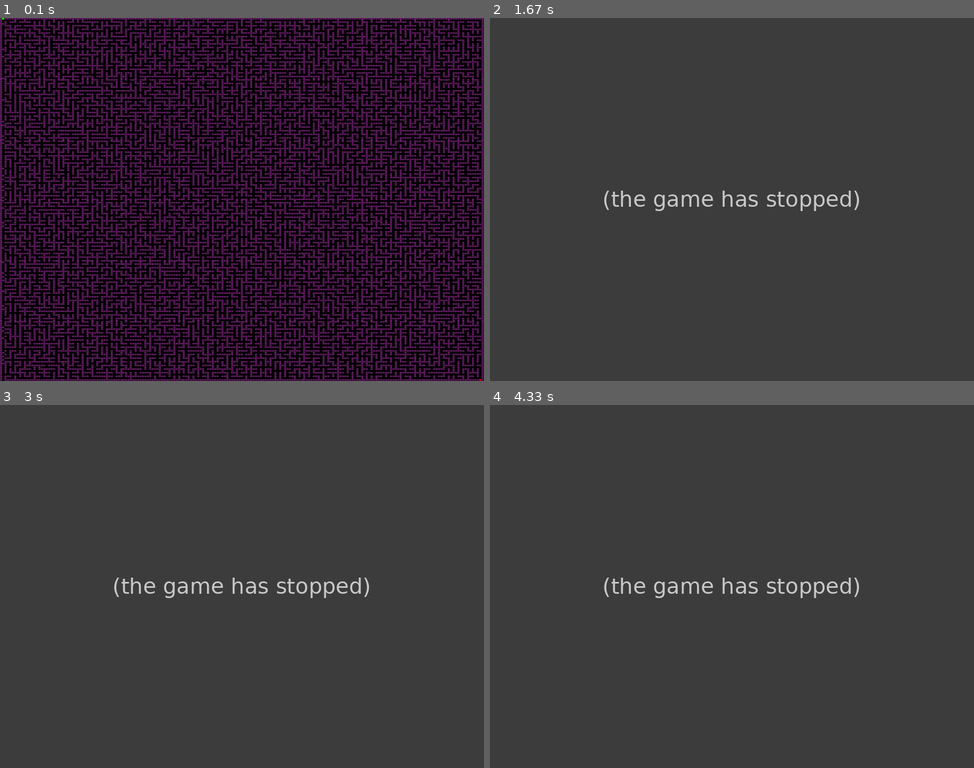
Above: before the commit, frames 1-4 (two rows, left to right).
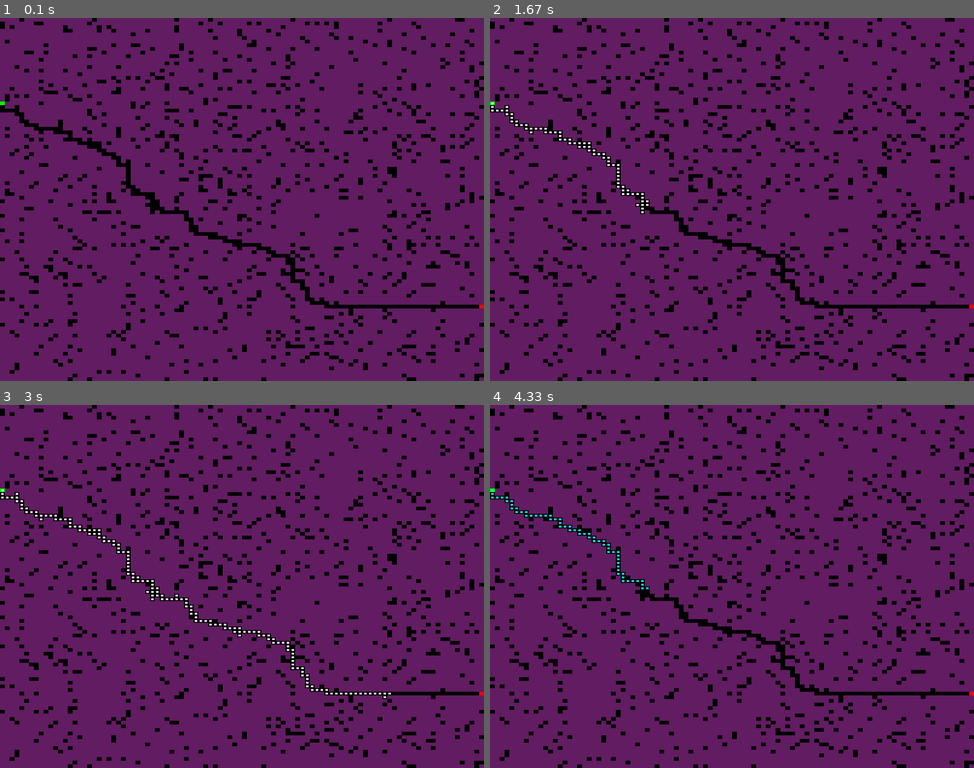
Above: after the commit, the same moments.

Repository: marianodominguez/pythonLab
Game: pygame game, started from maze/testMaze.py
The game is run twice, just before and just after one commit, with the same random seed, the same clock (stepped at 60 frames per second) and the same inputs.
Inputs:
- Up to frame 1 (0.1 s): no input
- Up to frame 2 (1.67 s): no input
- Up to frame 3 (3 s): no input
- Up to frame 4 (4.33 s): no input

The runs differ from the first frame. In frame 1, 71% of the frame differs, in the area x 0-100%, y 0-100%; in frame 2, 100%; in frame 3, 100%; in frame 4, 100%.
Error before the commit: IndexError: list index out of range (Maze.py line 215); the game stopped at 1 s (later frames are placeholders)

Commit message:
fix len issue WIP autogeneration

Diff:
--- a/maze/Maze.py
+++ b/maze/Maze.py
@@ -21,22 +21,63 @@
     myX, myY = (1,2)
 
     #function to creeate a maze
-    def create_maze(self, width=100, height=100):
-        maze = []
+    def create_maze(self, width=100, height=100, max_path_len=5000):
         maze = [['*' for _ in range(height)] for _ in range(width)]
         # Randomly place start (S) and end (E) points
-        start_x, start_y = random.randint(0, width- 1), random.randint(0, height- 1)
-        end_x, end_y = random.randint(0, width - 1), random.randint(0, height- 1)
+        start_x, start_y = 0, random.randint(0, height - 1)
+        end_x, end_y = width - 1, random.randint(0, height - 1)
         while (end_x, end_y) == (start_x, start_y):
-            end_x, end_y = random.randint(0, width - 1), random.randint(0, height- 1)
+            end_x, end_y = random.randint(0, width - 1), random.randint(0, height - 1)
 
         maze[start_x][start_y] = 'S'
         maze[end_x][end_y] = 'E'
 
-        # Randomly create paths in the maze
-        for _ in range((width * height) // 4):
-            x, y = random.randint(0, width - 1), random.randint(0, width - 1)
-            maze[x][y] = ' '
+        # Generate a random path from start to end with a maximum length
+        x, y = start_x, start_y
+        path_cells = set()
+        path_cells.add((x, y))
+        steps = 0
+        while (x, y) != (end_x, end_y) and steps < max_path_len:
+            directions = []
+            if x < end_x:
+                directions.append((1, 0))
+            if x > end_x:
+                directions.append((-1, 0))
+            if y < end_y:
+                directions.append((0, 1))
+            if y > end_y:
+                directions.append((0, -1))
+            random.shuffle(directions)
+            moved = False
+            for dx, dy in directions:
+                nx, ny = x + dx, y + dy
+                if 0 <= nx < width and 0 <= ny < height and (nx, ny) not in path_cells:
+                    x, y = nx, ny
+                    path_cells.add((x, y))
+                    if (x, y) != (end_x, end_y):
+                        maze[x][y] = ' '
+                    moved = True
+                    steps += 1
+                    break
+            if not moved:
+                # No valid moves, stop path generation
+                # Fallback: directly connect to end
+                while x != end_x:
+                    x += 1 if x < end_x else -1
+                    if (x, y) != (end_x, end_y):
+                        maze[x][y] = ' '
+                while y != end_y:
+                    y += 1 if y < end_y else -1
+                    if (x, y) != (end_x, end_y):
+                        maze[x][y] = ' '
+                break
+
+        maze[end_x][end_y] = 'E'
+        # Optionally, add some random open cells elsewhere
+        for _ in range((width * height) // 10):
+            rx, ry = random.randint(0, width - 1), random.randint(0, height - 1)
+            if maze[rx][ry] == '*':
+                maze[rx][ry] = ' '
         return maze
 
     # Function to read a maze from maze.txt file
@@ -64,7 +105,7 @@
             if 'S' in row:
                 self.myX = mazeString.index(row)
                 self.myY = row.index('S')
-            self.maze.append(row)
+            maze.append(row)
         self.maze = maze
         self.MAZE_W = len(mazeString)
         self.MAZE_H = len(mazeString[0])
--- a/maze/testMaze.py
+++ b/maze/testMaze.py
@@ -7,7 +7,7 @@
 # Create a maze instance, set the maze, display it, and start the game
 m = Maze()
 app = MazeApp()
-maze_map = m.generate_maze()
+maze_map = m.create_maze()
 m.setMaze(maze_map)
 app.setMaze(maze_map)
 
